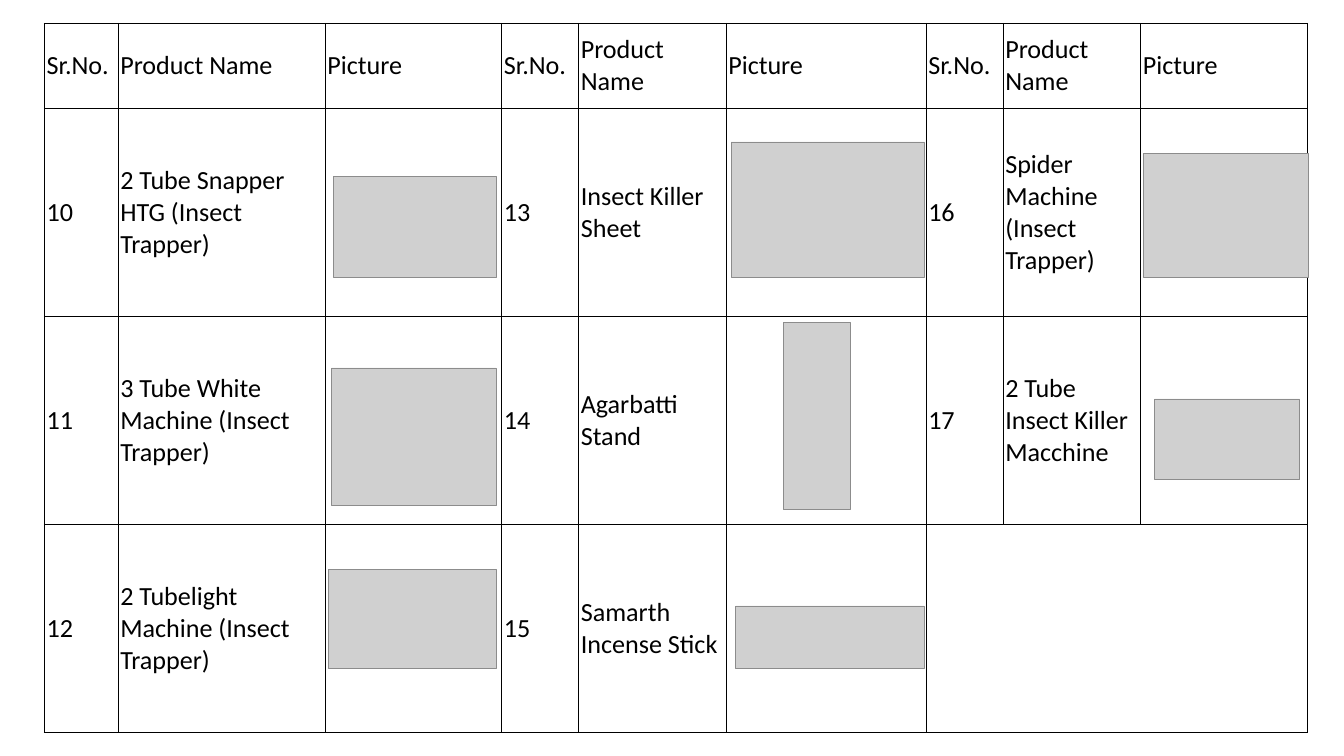
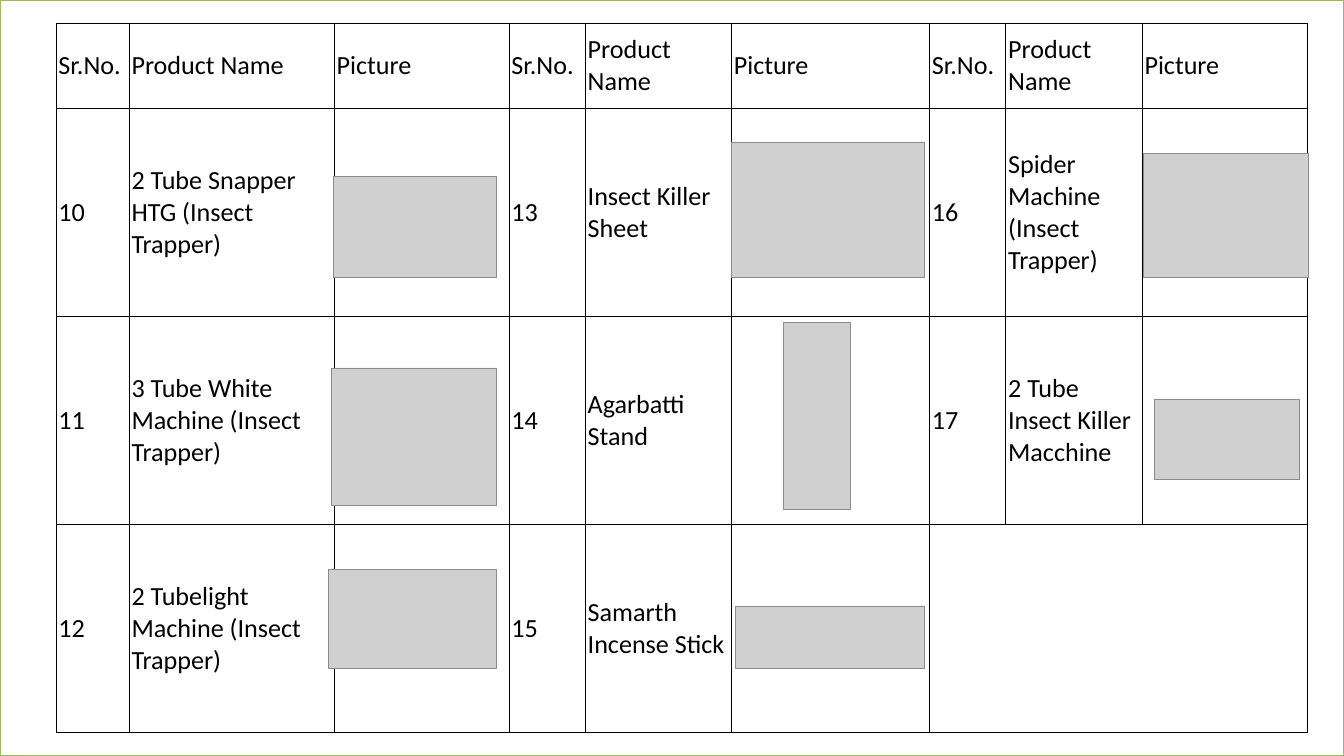
Before and after one commit to epcorn/Pestxz, a slide deck: slide 13 of tmp/client.pptx. Drawn at 1344x756 pixels with LibreOffice and Linux fonts; fonts in the diff are those of the drawing; grey boxes stand for pictures. Boxes give left, top, right and bottom in pixels: in the first picture for what was removed or moved away, otherwise in the second. Text is boxed around its words. In the diff, an @@ line names an element or a change of style, - is before the commit and + after.

```diff
--- a/tmp/client.pptx
+++ b/tmp/client.pptx
@@ rectangle added at [0, 0, 1344, 756], fill #FFFFFF, outline #9BBB59 2 pt @@
@@ table: place and size @@
-table at [44, 23, 1310, 732]
+table at [56, 23, 1308, 732]
```
Also in this commit, not shown: 2 other slides changed, 12 other files.
